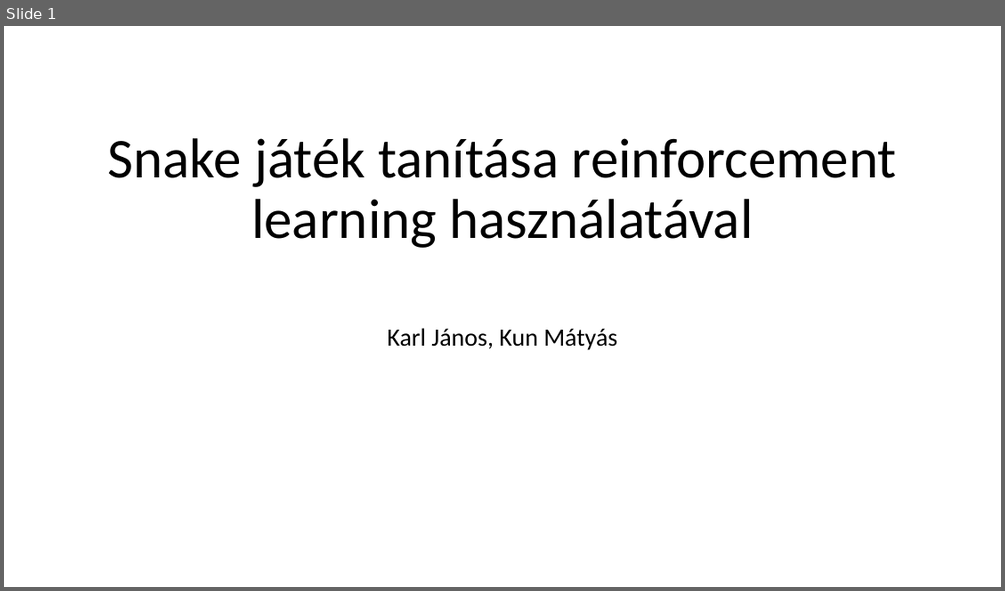
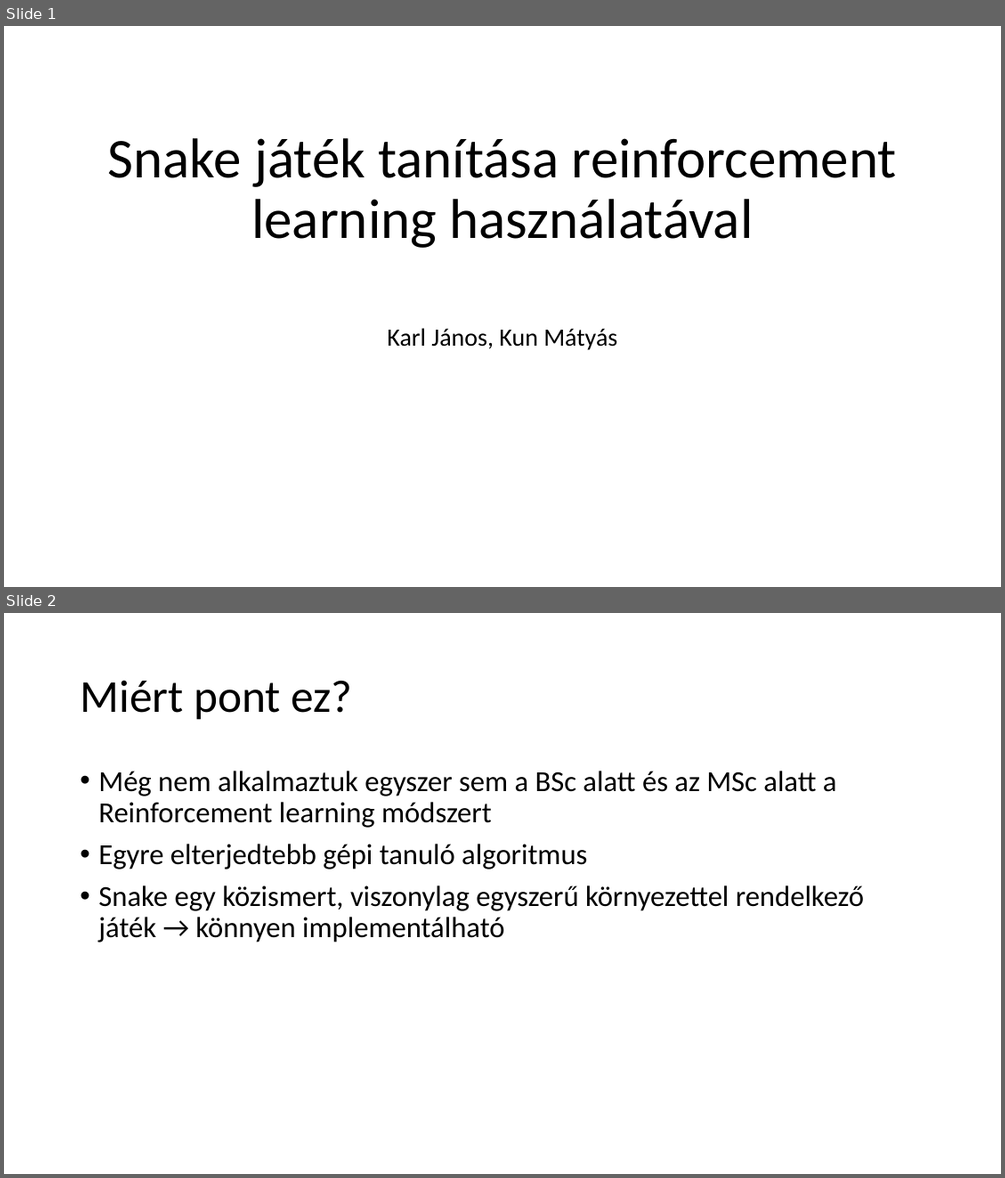
Before and after one commit to kunmts/Snake_AI_gyak, a slide deck: Projektmunka_KarlJanos_KunMatyas.pptx. Shown one above the other, each under a label of ours: slide 1 before the commit, slides 1 and 2 after it. The pictures are 1005x591 and 1005x1178 pixels, drawn with LibreOffice and Linux fonts; fonts in the diff are those of the drawing. Boxes give left, top, right and bottom in pixels: in the first picture for what was removed or moved away, otherwise in the second. Text is boxed around its words. In the diff, an @@ line names an element or a change of style, - is before the commit and + after.

```diff
--- a/Projektmunka_KarlJanos_KunMatyas.pptx
+++ b/Projektmunka_KarlJanos_KunMatyas.pptx
@@ slide 2 added at bbox=[4, 613, 1001, 1174], background #FFFFFF @@
@@ title added at bbox=[80, 680, 352, 720], 44 pt, text #000000 @@
+Miért pont ez?
@@ text added at bbox=[98, 771, 864, 942], 28 pt, text #000000 @@
+• Még nem alkalmaztuk egyszer sem a BSc alatt és az MSc alatt a Reinforcement learning módszert
+• Egyre elterjedtebb gépi tanuló algoritmus
+• Snake egy közismert, viszonylag egyszerű környezettel rendelkező játék → könnyen implementálható
```
Also in this commit, not shown: 3 other slides added.
